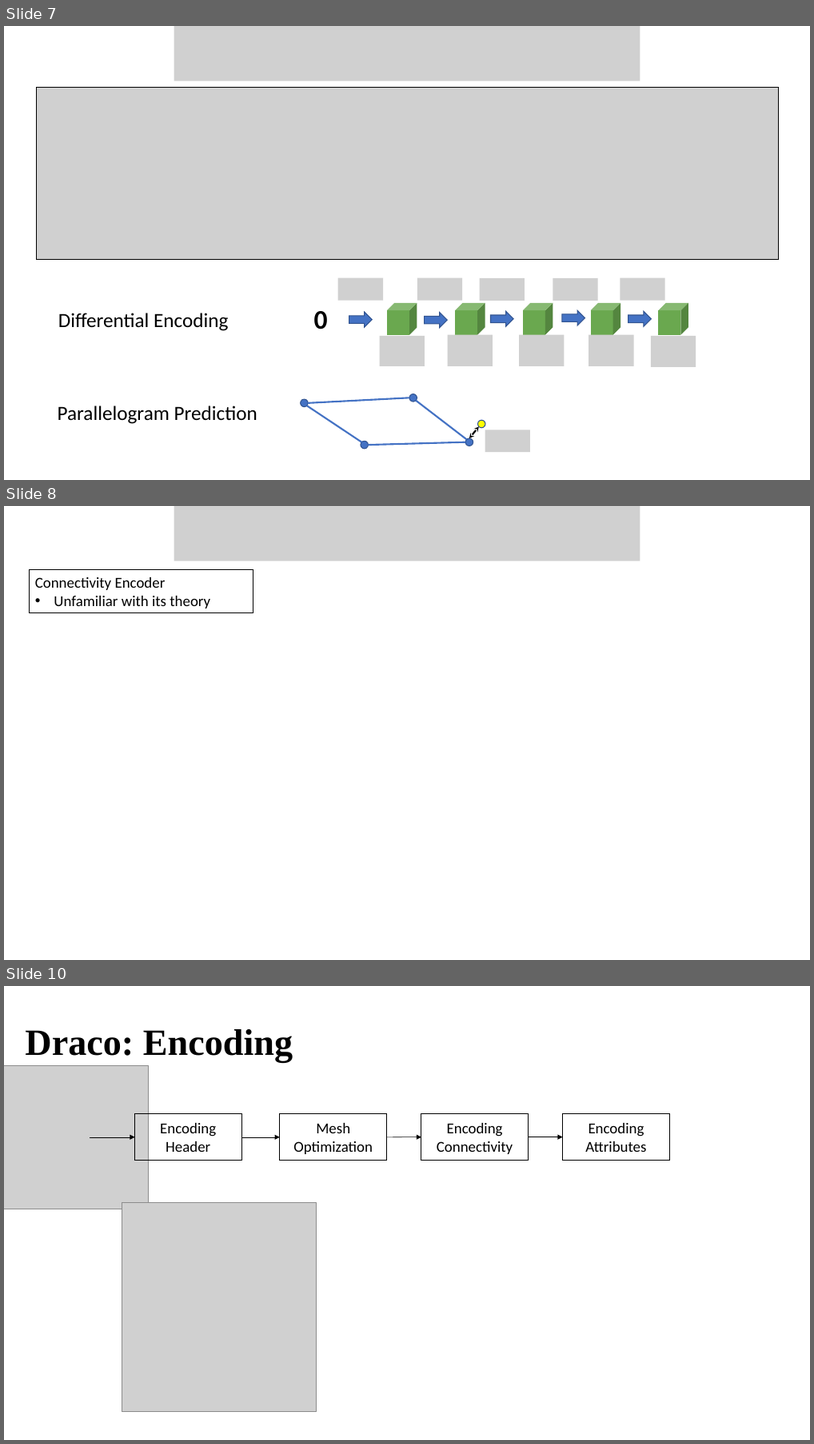
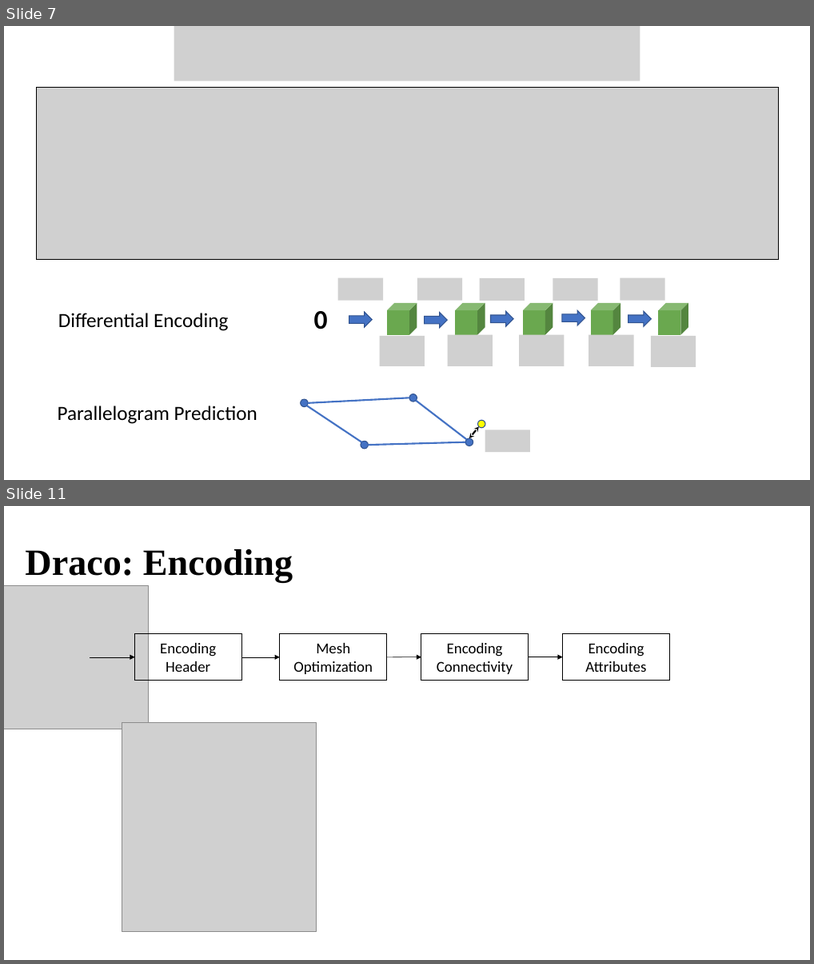
Before and after one commit to BigBang019/Reading, a slide deck: draco/draco.pptx. Shown one above the other, each under a label of ours: slides 7, 8 and 10 before the commit, slides 7 and 11 after it; the slides between them are not shown. The pictures are 814x1444 and 814x964 pixels, drawn with LibreOffice and Linux fonts; fonts in the diff are those of the drawing; grey boxes stand for pictures. Boxes give left, top, right and bottom in pixels: in the first picture for what was removed or moved away, otherwise in the second. Text is boxed around its words. In the diff, an @@ line names an element or a change of style, - is before the commit and + after.

```diff
--- a/draco/draco.pptx
+++ b/draco/draco.pptx
@@ slide 8 removed at [4,506,810,960], background #FFFFFF @@
@@ picture removed at [174,506,641,561] @@
@@ rectangle removed at [29,570,254,613] @@
-Connectivity Encoder
-• Unfamiliar with its theory
@@ what was slide 10 is now slide 11 @@
```
Also in this commit, not shown: 1 slide changed, 2 slides added, 3 other files.
